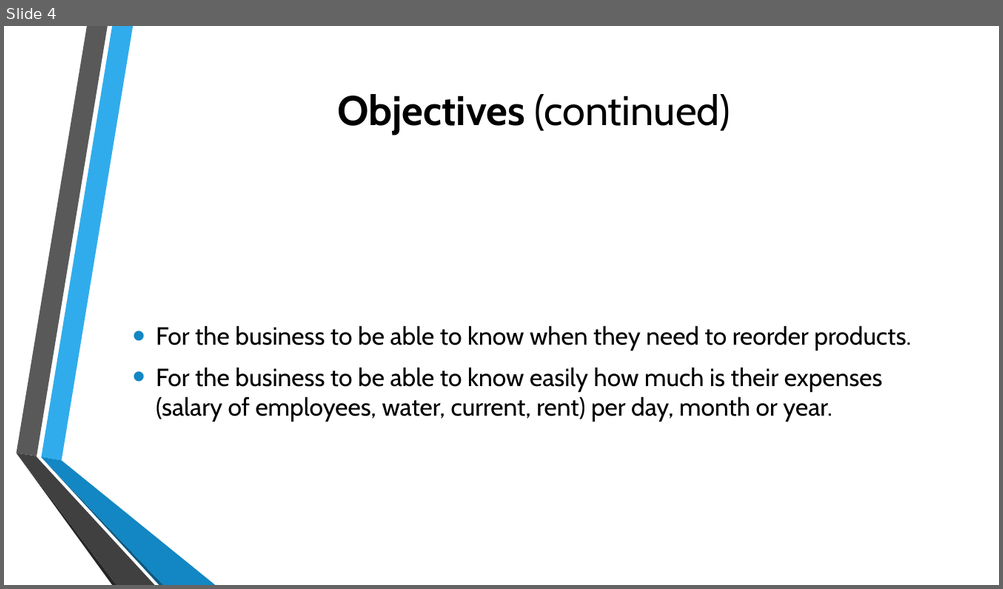
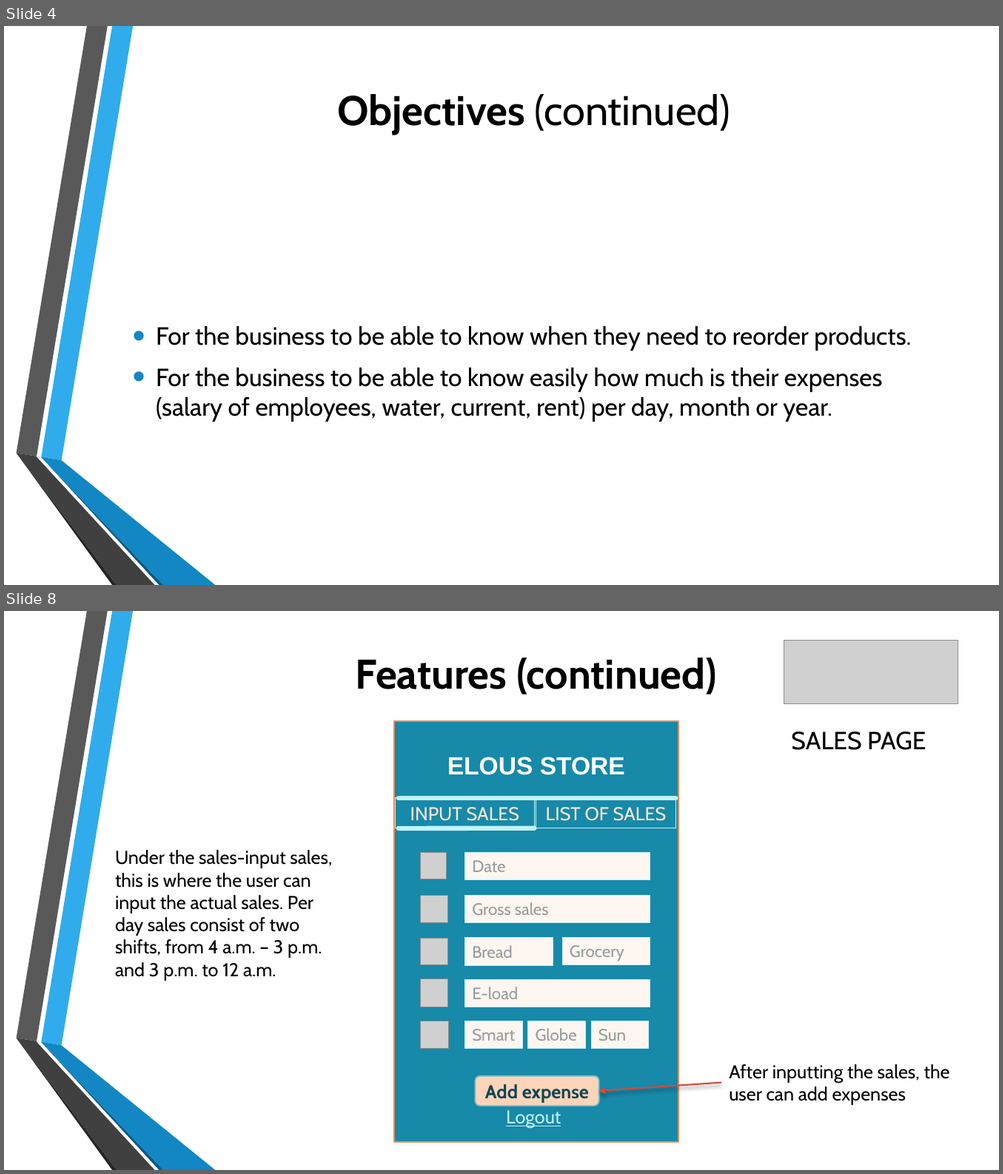
Before and after one commit to jgtadeo/Project--MOBAPPL, a slide deck: Mobile Application.pptx. Shown one above the other, each under a label of ours: slide 4 before the commit, slides 4 and 8 after it; the slides between them are not shown. The pictures are 1003x589 and 1003x1174 pixels, drawn with LibreOffice and Linux fonts; fonts in the diff are those of the drawing; grey boxes stand for pictures; background and template pictures are left out. Boxes give left, top, right and bottom in pixels: in the first picture for what was removed or moved away, otherwise in the second. Text is boxed around its words. In the diff, an @@ line names an element or a change of style, - is before the commit and + after.

```diff
--- a/Mobile Application.pptx
+++ b/Mobile Application.pptx
@@ slide 8 added at [4,611,999,1170], background picture (left out); not listed: 6 template elements that a slide beside it also shows @@
@@ picture added at [784,641,958,704] @@
@@ title added at [356,658,717,695], 40 pt, text #000000, bold @@
+Features (continued)
@@ rectangle added at [393,721,678,1143], fill #1789A9, outline #E38C59 1.25 pt @@
@@ text added at [791,732,925,750], 24 pt, text #000000 @@
+SALES PAGE
@@ text added at [447,757,625,775], 24 pt, text #FFFFFF, bold @@
+ELOUS STORE
@@ rectangle added at [395,798,535,828], outline #C2F3FD 0.75 pt, 18 pt, text #FDE4D3 @@
+INPUT SALES
@@ line added from (398, 798) to (675, 798), #C2F3FD 4.5 pt @@
@@ rectangle added at [535,798,675,828], outline #C2F3FD 0.75 pt, 18 pt, text #FDE4D3 @@
+LIST OF SALES
@@ line added from (398, 829) to (535, 828), #C2F3FD 4.5 pt @@
@@ text added at [115,850,332,981], 18 pt, text #000000 @@
+Under the sales-input sales, this is where the user can input the actual sales. Per day sales consist of two shifts, from 4 a.m. – 3 p.m. and 3 p.m. to 12 a.m.
@@ picture added at [421,853,447,880] @@
@@ rectangle added at [464,853,650,880], fill #FEF6F0, outline #C2F3FD 0.75 pt, 16 pt, text #979D9F @@
+Date
@@ picture added at [421,895,448,923] @@
@@ rectangle added at [464,895,650,923], fill #FEF6F0, outline #C2F3FD 0.75 pt, 16 pt, text #979D9F @@
+Gross sales
@@ picture added at [421,939,448,965] @@
@@ rectangle added at [464,938,552,965], fill #FEF6F0, outline #C2F3FD 0.75 pt, 16 pt, text #979D9F @@
+Bread
@@ rectangle added at [562,938,650,965], fill #FEF6F0, outline #C2F3FD 0.75 pt, 16 pt, text #979D9F @@
+Grocery
@@ picture added at [421,980,448,1007] @@
@@ rectangle added at [464,980,650,1007], fill #FEF6F0, outline #C2F3FD 0.75 pt, 16 pt, text #979D9F @@
+E-load
@@ picture added at [421,1022,449,1049] @@
@@ rectangle added at [464,1022,522,1049], fill #FEF6F0, outline #C2F3FD 0.75 pt, 16 pt, text #979D9F @@
+Smart
@@ rectangle added at [528,1022,585,1049], fill #FEF6F0, outline #C2F3FD 0.75 pt, 16 pt, text #979D9F @@
+Globe
@@ rectangle added at [591,1022,649,1049], fill #FEF6F0, outline #C2F3FD 0.75 pt, 16 pt, text #979D9F @@
+Sun
@@ rounded rectangle added at [475,1076,599,1106], fill #FCD4BA, outline #71B8C7 1.25 pt, 18 pt, text #0B4555, bold @@
+Add expense
@@ text added at [728,1065,950,1105], 18 pt, text #000000 @@
+After inputting the sales, the user can add expenses
@@ arrow added from (722, 1083) to (600, 1091), #D64A3B 1.5 pt @@
@@ text added at [506,1111,560,1128], 18 pt, text #C2F3FD, underline @@
+Logout
```
Also in this commit, not shown: 3 slides changed, 2 other slides added.
